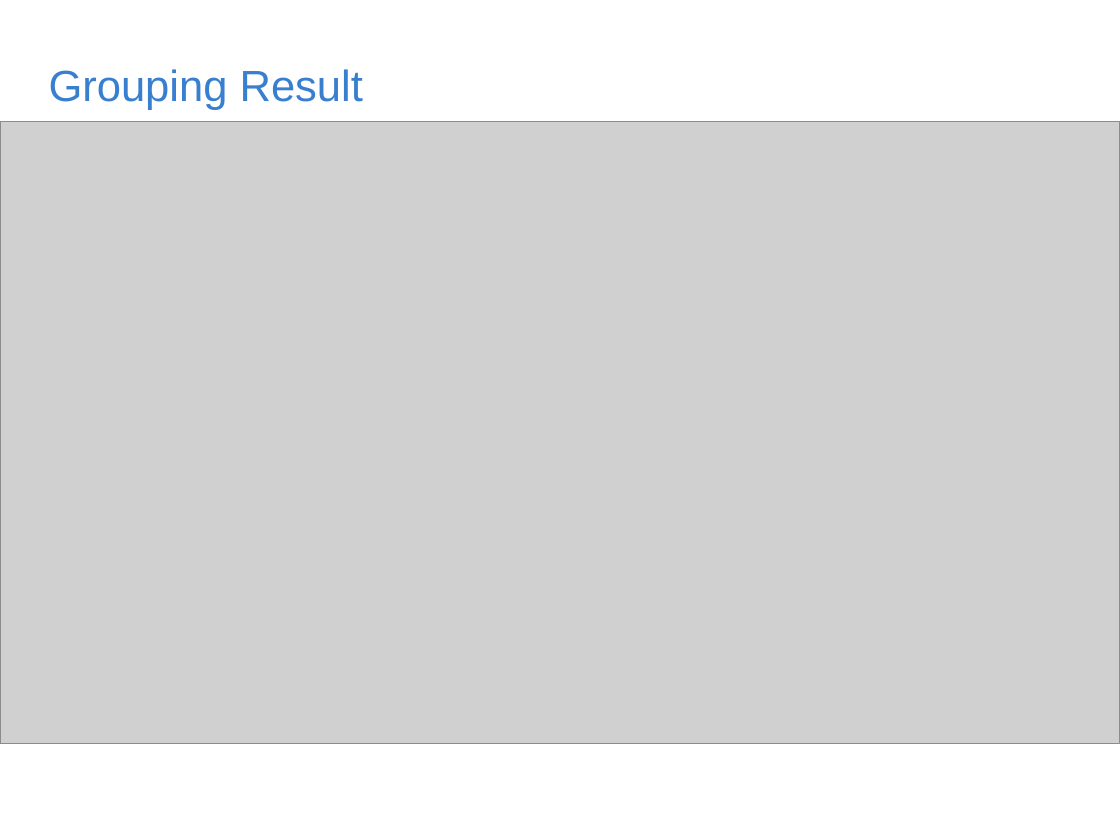
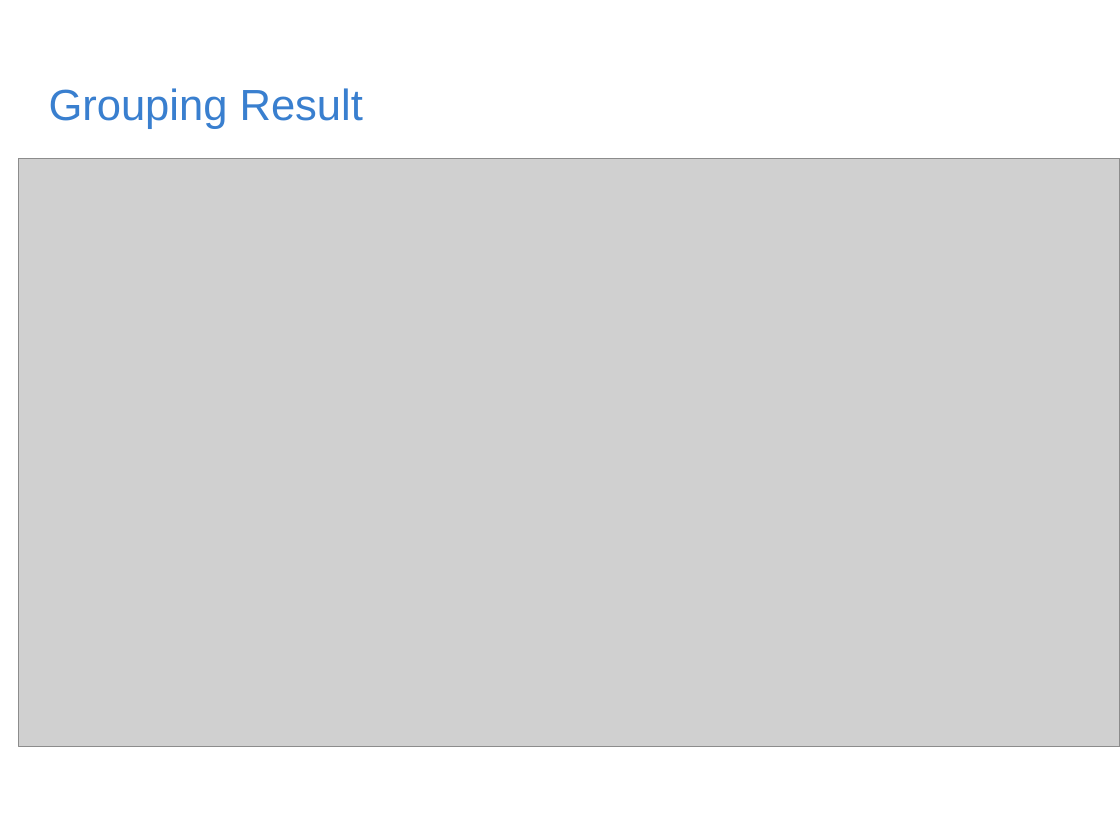
Before and after one commit to rischanlab/MyThesis, a slide deck: slide 20 of Thesis-presentation.pptx. Drawn at 1120x840 pixels with LibreOffice and Linux fonts; fonts in the diff are those of the drawing; grey boxes stand for pictures; background and template pictures are left out. Boxes give left, top, right and bottom in pixels: in the first picture for what was removed or moved away, otherwise in the second. Text is boxed around its words. In the diff, an @@ line names an element or a change of style, - is before the commit and + after.

```diff
--- a/Thesis-presentation.pptx
+++ b/Thesis-presentation.pptx
@@ title "Grouping Result": place and size @@
-title "Grouping Result" at bbox=[49, 69, 363, 110]
+title "Grouping Result" at bbox=[49, 88, 363, 129]
@@ picture: place and size @@
-picture at bbox=[0, 121, 1120, 743]
+picture at bbox=[19, 159, 1120, 747]
```
Also in this commit, not shown: 12 other slides changed, 6 slides added, 5 slides removed.
